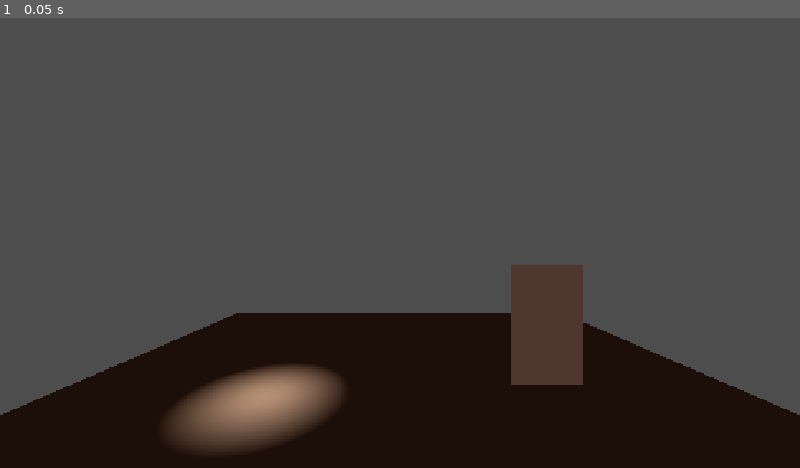
Above: before the commit, frame 1.
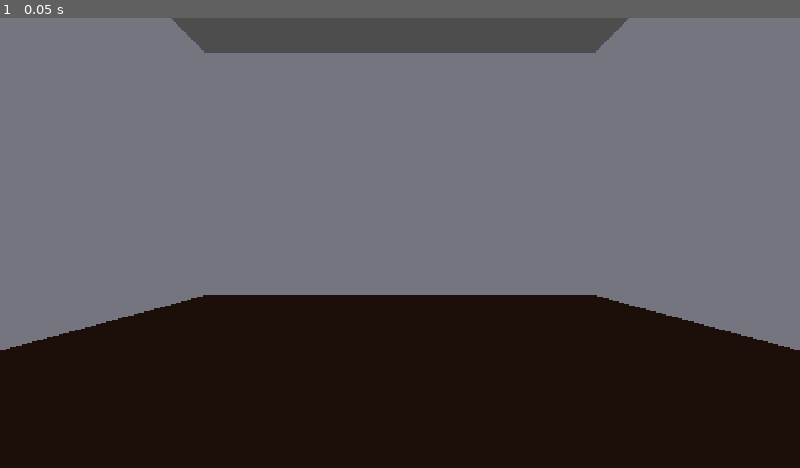
Above: after the commit, the same moment.

Repository: Panteve/Casa_abandonada_videojuego
Game: Godot game, scene res://zonaA/zona_a.tscn
The game is run twice, just before and just after one commit, with the same random seed, the same clock (stepped at 60 frames per second) and the same inputs. Before the commit the project has no main scene; this scene is started directly in both runs.
Inputs:
- Up to frame 1 (0.05 s): no input

The runs differ from the first frame. In frame 1, 73% of the frame differs, in the area x 0-100%, y 0-97%.

Commit message:
Implementacion de paredes y ventana (cocina)

Diff:
--- a/project.godot
+++ b/project.godot
@@ -11,6 +11,7 @@
 [application]
 
 config/name="Nuevo Proyecto de Juego"
+run/main_scene="uid://df7fsdl7bu340"
 config/features=PackedStringArray("4.7", "GL Compatibility")
 config/icon="res://icon.svg"
 
--- a/zonaA/zona_a.tscn
+++ b/zonaA/zona_a.tscn
@@ -1,30 +1,34 @@
 [gd_scene format=3 uid="uid://df7fsdl7bu340"]
-
-[ext_resource type="Script" uid="uid://d36t1j3jd1eiq" path="res://zonaB/luz_parpadeante.gd" id="1_rssen"]
 
 [sub_resource type="WorldBoundaryShape3D" id="WorldBoundaryShape3D_onsl3"]
 
 [sub_resource type="PlaneMesh" id="PlaneMesh_0kdyo"]
-size = Vector2(3, 3)
+size = Vector2(5, 5)
 
 [sub_resource type="StandardMaterial3D" id="StandardMaterial3D_40pyl"]
 albedo_color = Color(0.14295667, 0.08967427, 0.064908475, 1)
 
-[sub_resource type="QuadMesh" id="QuadMesh_onsl3"]
-size = Vector2(0.3, 0.5)
-
-[sub_resource type="StandardMaterial3D" id="StandardMaterial3D_0kdyo"]
-albedo_color = Color(0.3680692, 0.26046744, 0.21086136, 1)
-
-[sub_resource type="BoxShape3D" id="BoxShape3D_onsl3"]
-size = Vector3(0.3, 0.5, 0.01)
-
-[sub_resource type="BoxShape3D" id="BoxShape3D_0kdyo"]
-size = Vector3(0.3, 0.5, 0.05)
-
 [sub_resource type="Environment" id="Environment_onsl3"]
 ambient_light_source = 3
 ambient_light_color = Color(0.8520683, 0.8539375, 0.9242788, 1)
+
+[sub_resource type="BoxMesh" id="BoxMesh_ostoq"]
+size = Vector3(0.2, 3, 5)
+
+[sub_resource type="BoxMesh" id="BoxMesh_loq3h"]
+size = Vector3(1.5, 3, 0.2)
+
+[sub_resource type="BoxMesh" id="BoxMesh_ketxm"]
+size = Vector3(0.2, 3, 5)
+
+[sub_resource type="BoxMesh" id="BoxMesh_2tml3"]
+size = Vector3(5, 3, 0.2)
+
+[sub_resource type="BoxMesh" id="BoxMesh_wyn4e"]
+size = Vector3(1.5, 3, 0.2)
+
+[sub_resource type="BoxMesh" id="BoxMesh_jlj7e"]
+size = Vector3(2, 1, 0.2)
 
 [node name="Node3D" type="Node3D" unique_id=1783554874]
 
@@ -37,35 +41,36 @@
 mesh = SubResource("PlaneMesh_0kdyo")
 surface_material_override/0 = SubResource("StandardMaterial3D_40pyl")
 
-[node name="OmniLight3D" type="OmniLight3D" parent="." unique_id=1369491357]
-transform = Transform3D(1, 0, 0, 0, 1, 0, 0, 0, 1, -0.56783336, 0.26383984, 0)
-light_color = Color(0.9607843, 0.9607843, 0.8627451, 1)
-shadow_enabled = true
-omni_range = 0.45042858
-omni_attenuation = 2.0
-script = ExtResource("1_rssen")
-
 [node name="Camera3D" type="Camera3D" parent="." unique_id=1816013460]
 transform = Transform3D(1, 0, 0, 0, 1, 0, 0, 0, 1, 0, 0.6474685, 1.2324592)
 
-[node name="Puerta" type="StaticBody3D" parent="." unique_id=776552693]
-transform = Transform3D(1, 0, 0, 0, 1, 0, 0, 0, 1, 0.616786, 0, 0)
-
-[node name="MeshInstance3D" type="MeshInstance3D" parent="Puerta" unique_id=221378520]
-transform = Transform3D(1, 0, 0, 0, 1, 0, 0, 0, 1, 0, 0.30405605, 0)
-mesh = SubResource("QuadMesh_onsl3")
-surface_material_override/0 = SubResource("StandardMaterial3D_0kdyo")
-
-[node name="CollisionShape3D" type="CollisionShape3D" parent="Puerta" unique_id=1692584121]
-transform = Transform3D(1, 0, 0, 0, 1, 0, 0, 0, 1, 0, 0.28978682, 0)
-shape = SubResource("BoxShape3D_onsl3")
-
-[node name="ZonaInteraccion" type="Area3D" parent="Puerta" unique_id=620070345]
-collision_mask = 9
-
-[node name="CollisionShape3D" type="CollisionShape3D" parent="Puerta/ZonaInteraccion" unique_id=1964859851]
-transform = Transform3D(1, 0, 0, 0, 1, 0, 0, 0, 1, 0, 0.28690374, 0)
-shape = SubResource("BoxShape3D_0kdyo")
-
 [node name="WorldEnvironment" type="WorldEnvironment" parent="." unique_id=194842163]
 environment = SubResource("Environment_onsl3")
+
+[node name="ParedIzquierda" type="MeshInstance3D" parent="." unique_id=1824904826]
+transform = Transform3D(1, 0, 0, 0, 1, 0, 0, 0, 1, -2.5, 1.5, 0)
+mesh = SubResource("BoxMesh_ostoq")
+
+[node name="Ventana1" type="MeshInstance3D" parent="." unique_id=1447157723]
+transform = Transform3D(1, 0, 0, 0, 1, 0, 0, 0, 1, -1.75, 1.5, 2.5)
+mesh = SubResource("BoxMesh_loq3h")
+
+[node name="ParedDerecha" type="MeshInstance3D" parent="." unique_id=1165873421]
+transform = Transform3D(1, 0, 0, 0, 1, 0, 0, 0, 1, 2.5, 1.5, 0)
+mesh = SubResource("BoxMesh_ketxm")
+
+[node name="ParedDelantera" type="MeshInstance3D" parent="." unique_id=1086594235]
+transform = Transform3D(1, 0, 0, 0, 1, 0, 0, 0, 1, 0, 1.5, -2.5)
+mesh = SubResource("BoxMesh_2tml3")
+
+[node name="Ventana2" type="MeshInstance3D" parent="." unique_id=2179211]
+transform = Transform3D(1, 0, 0, 0, 1, 0, 0, 0, 1, 1.75, 1.5, 2.5)
+mesh = SubResource("BoxMesh_wyn4e")
+
+[node name="Ventana3" type="MeshInstance3D" parent="." unique_id=400389162]
+transform = Transform3D(1, 0, 0, 0, 1, 0, 0, 0, 1, 0, 0.5, 2.5)
+mesh = SubResource("BoxMesh_jlj7e")
+
+[node name="Ventana4" type="MeshInstance3D" parent="." unique_id=221743038]
+transform = Transform3D(1, 0, 0, 0, 1, 0, 0, 0, 1, 0, 2.5, 2.5)
+mesh = SubResource("BoxMesh_jlj7e")
